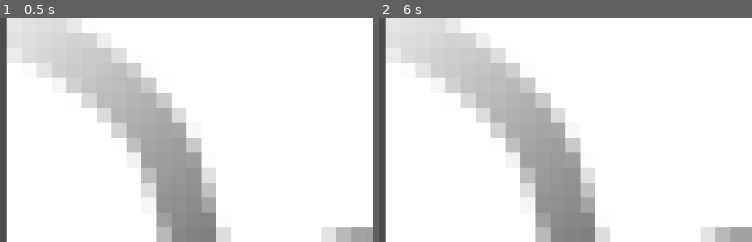
Above: before the commit, frames 1-2 (left to right).
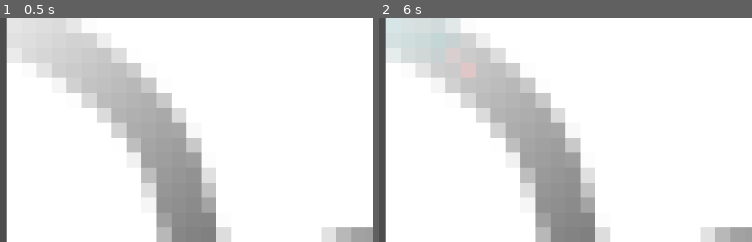
Above: after the commit, the same moments.

Repository: Dams4K/Tipe
Game: Godot game, scene res://erosion/viewer.tscn
The game is run twice, just before and just after one commit, with the same random seed, the same clock (stepped at 60 frames per second) and the same inputs.
Inputs:
- Up to frame 1 (0.5 s): no input
- Up to frame 2 (6 s): click "Next" at 0.5 s; click "Next" at 1.25 s; click "Next" at 2 s; tap Enter at 2.75, 4.25, 5.75 s; tap Space at 3.5, 5 s
The pictures show only the part of the screen within x 0-50%, y 0-50%; the shares and areas given below are measured in that part.

Frame 1 is identical in both runs. In frame 2, 0.3% of the frame differs, in the area x 21-27%, y 20-27%.

Commit message:
not working

Diff:
--- a/erosion/erosion_texture2d.gd
+++ b/erosion/erosion_texture2d.gd
@@ -7,6 +7,8 @@
 	set(v):
 		base_texture = v
 		texture = base_texture
+
+@export var radius := 2.0
 
 var texture: Texture2D
 
@@ -133,11 +135,48 @@
 	image.set_pixelv(pixel_pos, c)
 
 func erode(amount: float, at: Vector2, image: Image) -> void:
-	var pixel_pos := Vector2i(at)
-	prints("amount eroded:", amount)
-	var c := image.get_pixelv(pixel_pos)
-	c.r -= amount
-	image.set_pixelv(pixel_pos, c)
+	var at_i := Vector2i(at)
+	for offset in brush_weights.keys():
+		var pos := Vector2i(offset) + at_i
+		if pos.x < 0 or pos.y < 0 or pos.x >= image.get_width() or pos.y >= image.get_height():
+			continue
+
+		var c := image.get_pixelv(pos)
+		var weighed_amount = min(amount * brush_weights[offset], c.r)
+		c.r -= weighed_amount
+		current_pt.sediment += weighed_amount
+		image.set_pixelv(pos, c)
+
+	#prints("amount eroded:", amount)
+	#var c := image.get_pixelv(pixel_pos)
+	#c.r -= amount
+	#image.set_pixelv(pixel_pos, c)
+
+## keys: offsets
+## values: weights
+var brush_weights: Dictionary = generate_weights()
+
+func generate_weights() -> Dictionary:
+	var weights := {}
+
+	var weight_sum = 0
+
+	for j in range(-radius, radius+1):
+		for i in range(-radius, radius+1):
+			var pos := Vector2i(i, j)
+			var sqr_dist := pos.length_squared()
+			if sqr_dist > radius**2: # outside the circle
+				continue
+
+			var weight := 1 - sqrt(sqr_dist) / radius
+			weight_sum += weight
+			weights[pos] = weight
+
+	var calculated_weights := {}
+	for pos in weights:
+		calculated_weights[pos] = weights[pos] / weight_sum * 10
+
+	return calculated_weights
 
 #endregion
 
--- a/erosion/viewer.tscn
+++ b/erosion/viewer.tscn
@@ -9,6 +9,7 @@
 resource_name = ""
 script = ExtResource("2_ufhgh")
 base_texture = ExtResource("2_m6reh")
+radius = 4.0
 
 [node name="Viewer" type="HBoxContainer"]
 anchors_preset = 15
